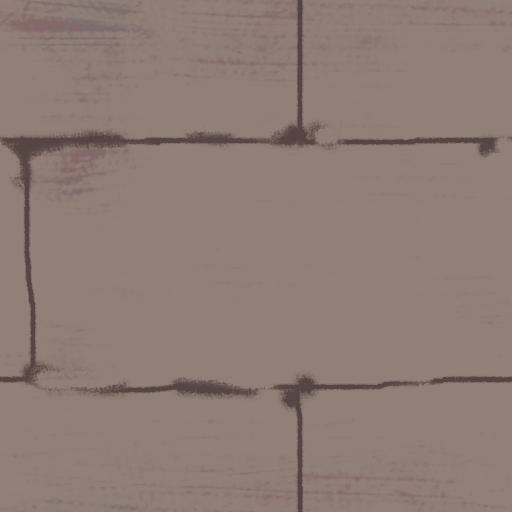
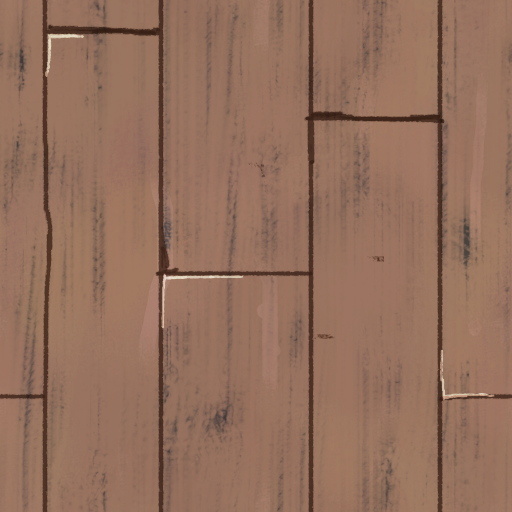
Comparing the layer stacks of the two 512x512 images. Changes:
added layer "Paint Layer 6" (addition, 77%) above "Paint Layer 3" over box(0, 0, 512, 512)
"Paint Layer 3": opacity 68% → 100%, blend normal → multiply, painted on it over box(0, 0, 512, 512)
showed "Paint Layer 2", opacity 26% → 85%, blend normal → addition, painted on it over box(0, 0, 512, 512)
added layer "Paint Layer 5" (multiply, 13%) above "Paint Layer 4" over box(0, 0, 512, 512)
added layer "Paint Layer 4" (13%) above "Paint Layer 1" over box(0, 0, 512, 512)
painted on "Paint Layer 1" over box(0, 0, 512, 512)
